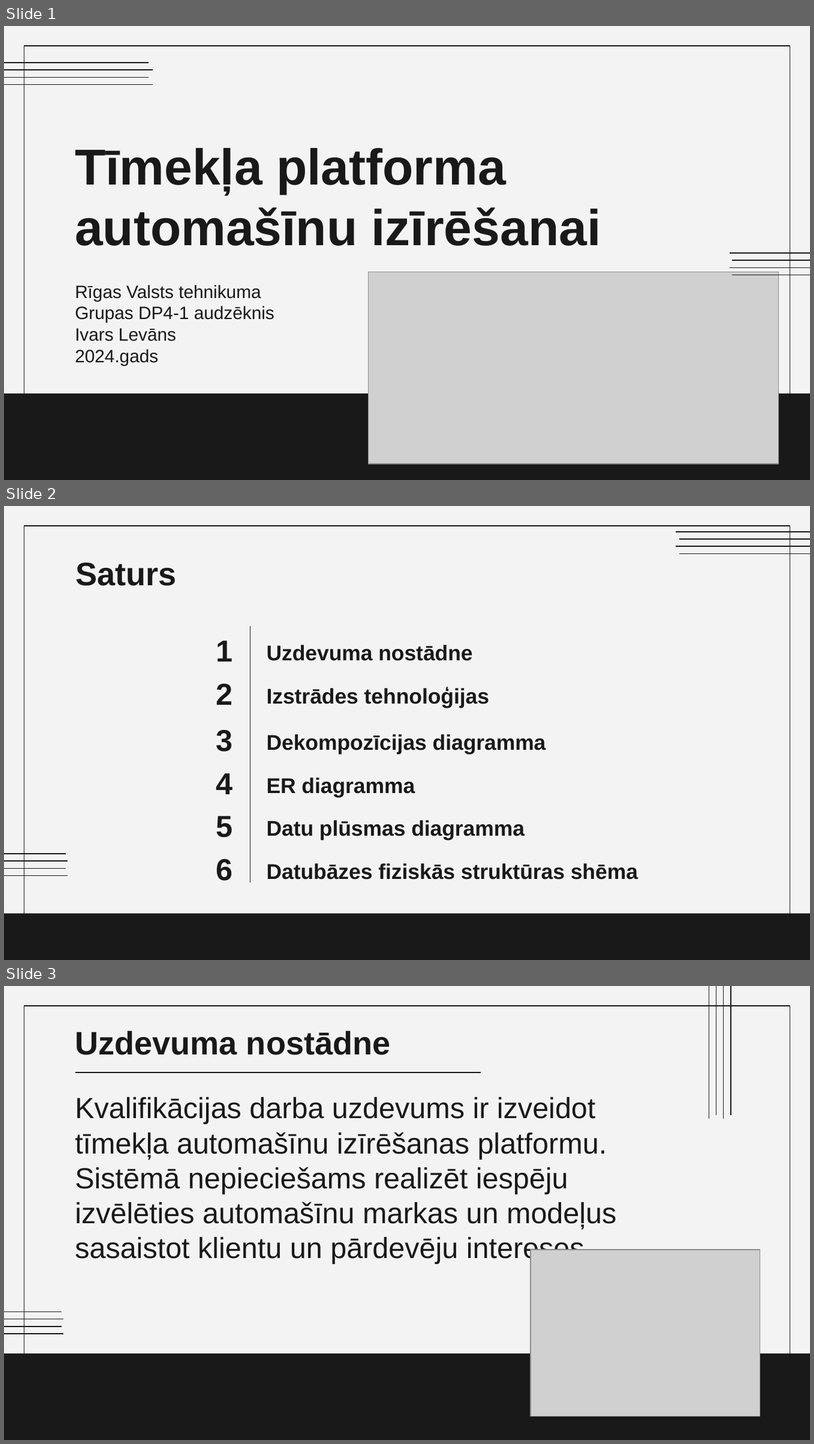
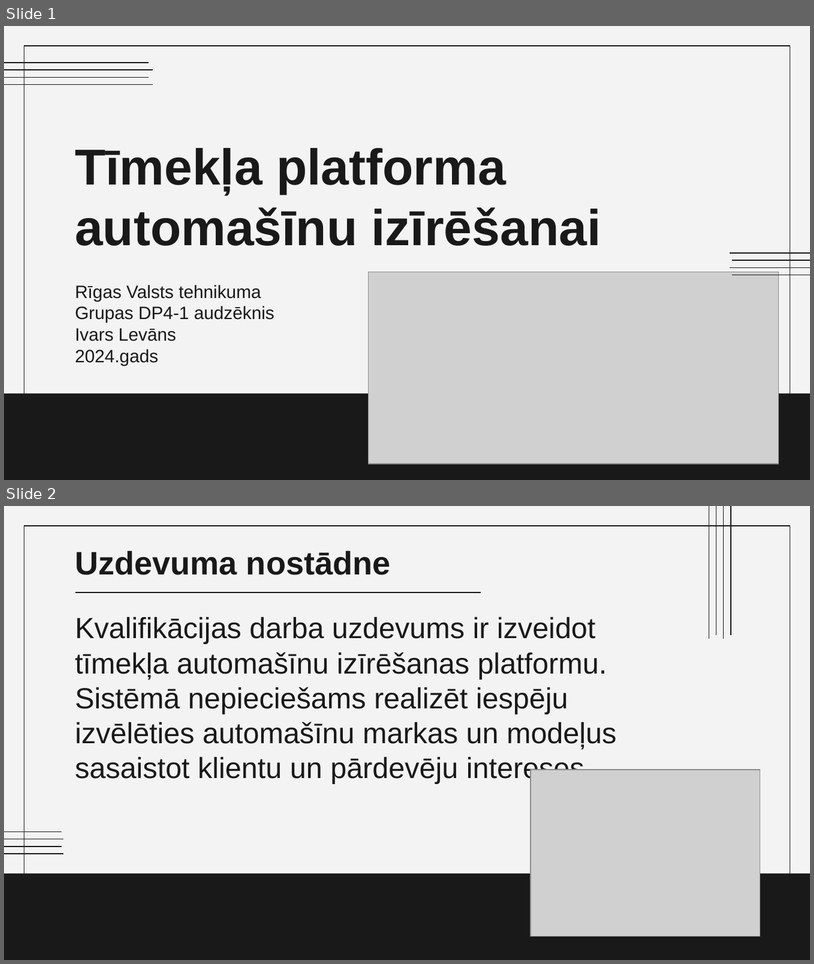
Before and after one commit to rvt-prog-kval-24/DP41-IvarsLevans-AutomasinuIziresanasPlatforma, a slide deck: !documentation/IvarsLevans_KvalifikacijasDarbsPrezentacija.pptx. Shown one above the other, each under a label of ours: slides 1, 2 and 3 before the commit, slides 1 and 2 after it. The pictures are 814x1444 and 814x964 pixels, drawn with LibreOffice and Linux fonts; fonts in the diff are those of the drawing; grey boxes stand for pictures. Boxes give left, top, right and bottom in pixels: in the first picture for what was removed or moved away, otherwise in the second. Text is boxed around its words. In the diff, an @@ line names an element or a change of style, - is before the commit and + after.

```diff
--- a/!documentation/IvarsLevans_KvalifikacijasDarbsPrezentacija.pptx
+++ b/!documentation/IvarsLevans_KvalifikacijasDarbsPrezentacija.pptx
@@ slide 2 removed at <box>4,506,810,960</box>, background #F3F3F3; not listed: 1 template element that a slide beside it also shows @@
@@ title removed at <box>75,562,176,586</box> @@
-Saturs
@@ line removed from (250, 626) to (250, 883) @@
@@ title removed at <box>216,640,233,661</box> @@
-1
@@ title removed at <box>267,645,473,661</box> @@
-Uzdevuma nostādne
@@ text removed at <box>216,684,233,705</box> @@
-2
@@ text removed at <box>267,687,489,708</box> @@
-Izstrādes tehnoloģijas
@@ text removed at <box>216,730,233,751</box> @@
-3
@@ text removed at <box>267,734,546,754</box> @@
-Dekompozīcijas diagramma
@@ text removed at <box>216,773,233,794</box> @@
-4
@@ text removed at <box>267,777,415,797</box> @@
-ER diagramma
@@ text removed at <box>216,816,233,837</box> @@
-5
@@ text removed at <box>267,820,525,840</box> @@
-Datu plūsmas diagramma
@@ text removed at <box>216,858,233,880</box> @@
-6
@@ text removed at <box>267,863,638,879</box> @@
-Datubāzes fiziskās struktūras shēma
@@ group removed at <box>4,532,810,876</box>: 8 lines @@
@@ rectangle removed at <box>4,913,810,960</box> @@
@@ what was slide 3 is now slide 2 @@
```
Also in this commit, not shown: 1 other slide removed, 7 other files.
